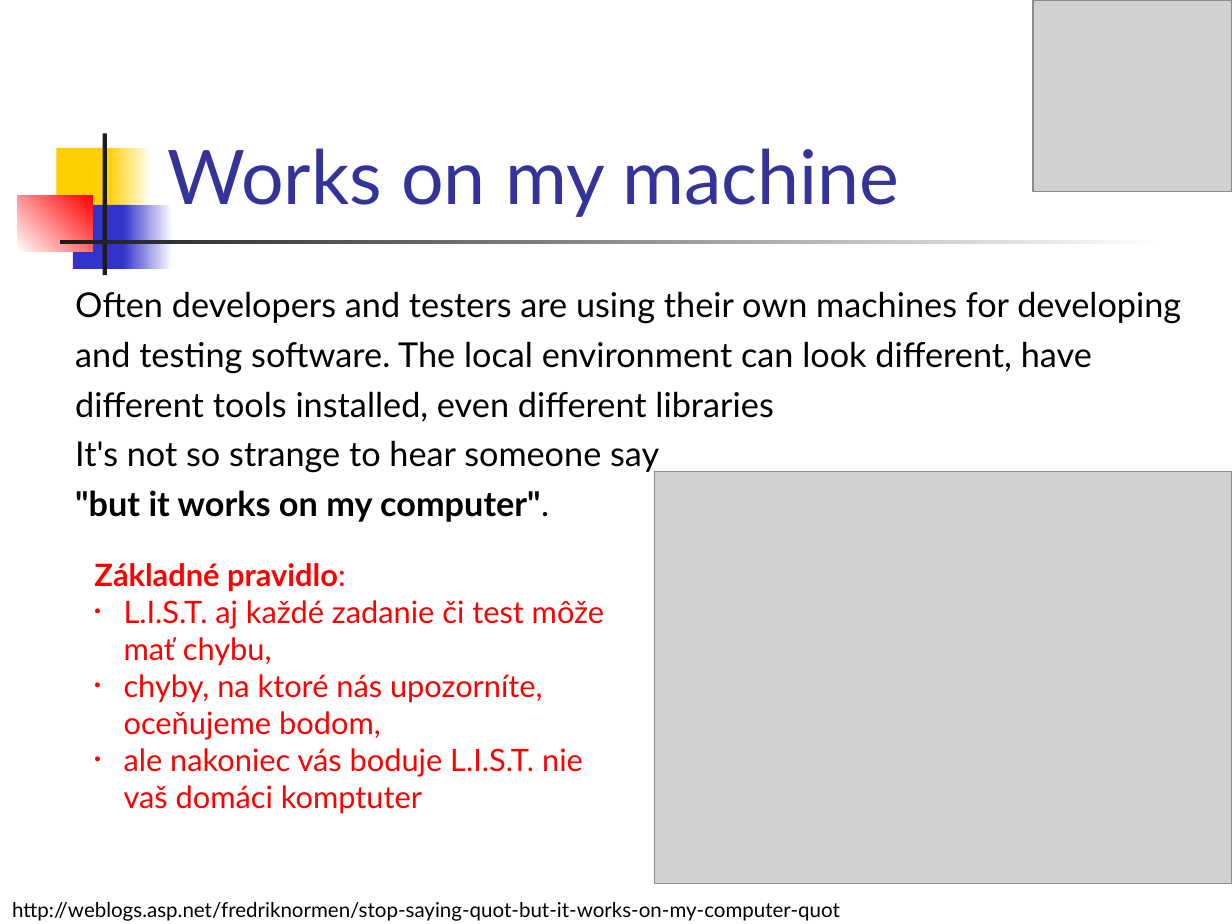
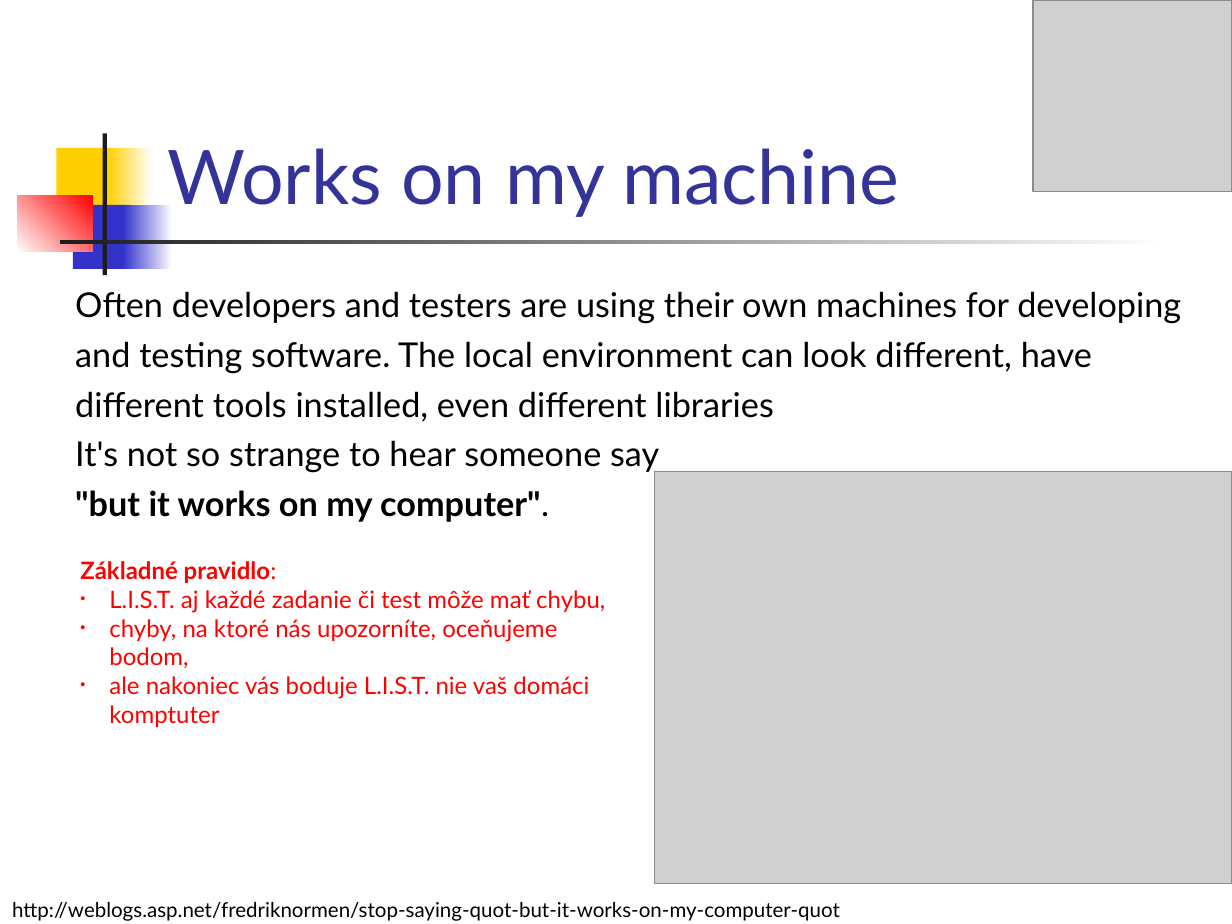
Before and after one commit to Programovanie4/Prednasky, a slide deck: slide 7 of 01/01_java.ppt (slide 6 before the commit). Drawn at 1232x924 pixels with LibreOffice and Linux fonts; fonts in the diff are those of the drawing; grey boxes stand for pictures. Boxes give left, top, right and bottom in pixels: in the first picture for what was removed or moved away, otherwise in the second. Text is boxed around its words. In the diff, an @@ line names an element or a change of style, - is before the commit and + after.

```diff
--- a/01/01_java.ppt
+++ b/01/01_java.ppt
@@ text "Základné pravidlo:": place and size @@
-text "Základné pravidlo:" at [94,563,604,814]
+text "Základné pravidlo:" at [80,561,605,727]
@@ text "Základné pravidlo:" at [80,561,605,727]: size 18 to 14 pt @@
```
Also in this commit, not shown: 10 other slides changed, 1 slide added, 5 other files.
